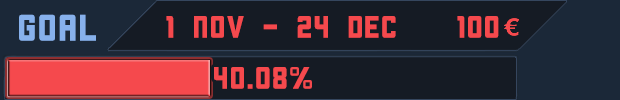
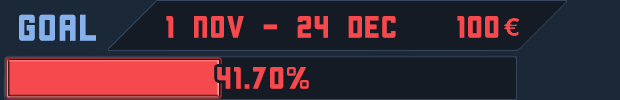
Two versions of the same layered image (620 x 100). Layer-by-layer changes:
renamed "40.08%" to "41.70%", painted on it over [214, 67, 312, 89]
renamed "Layer 8 copy 3" to "Layer 8 copy 2", painted on it over [207, 60, 219, 96]
